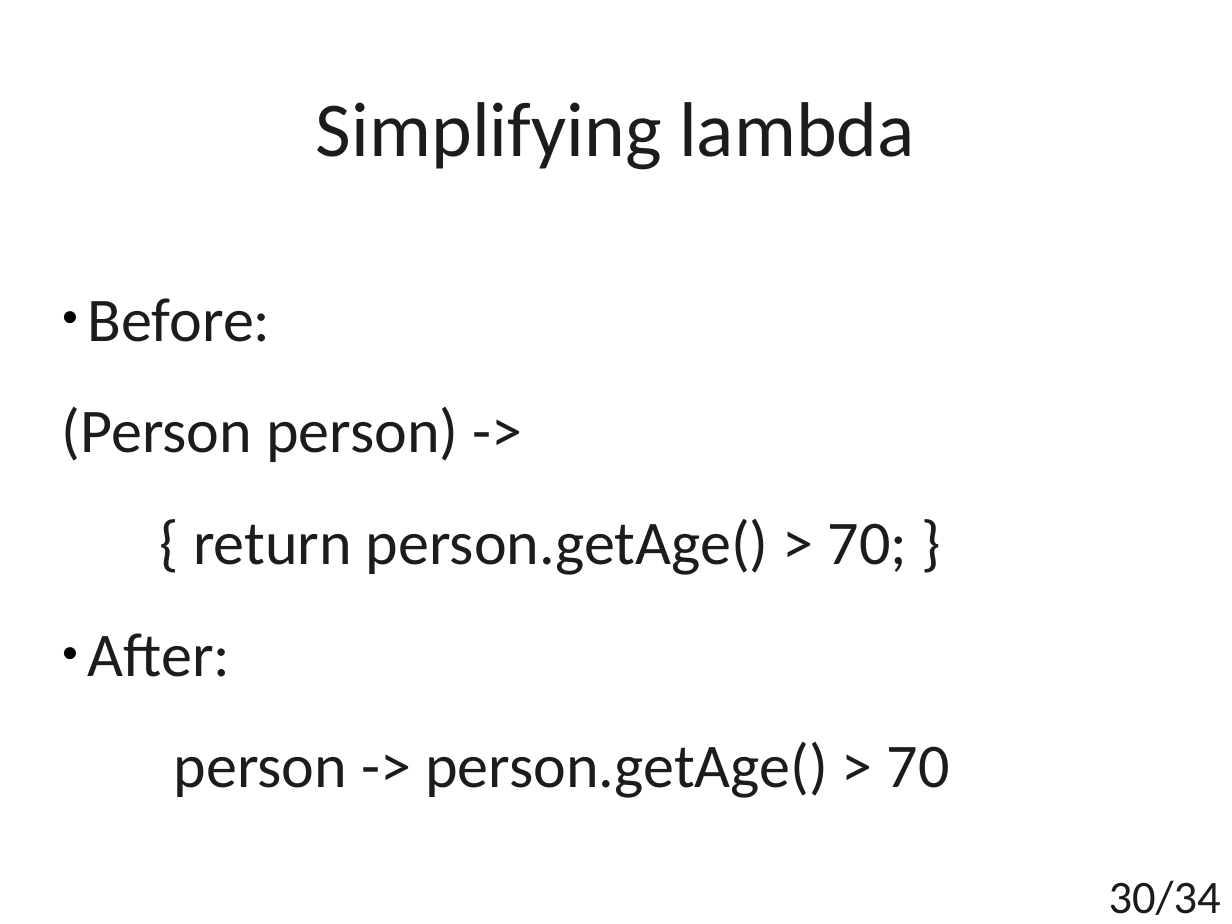
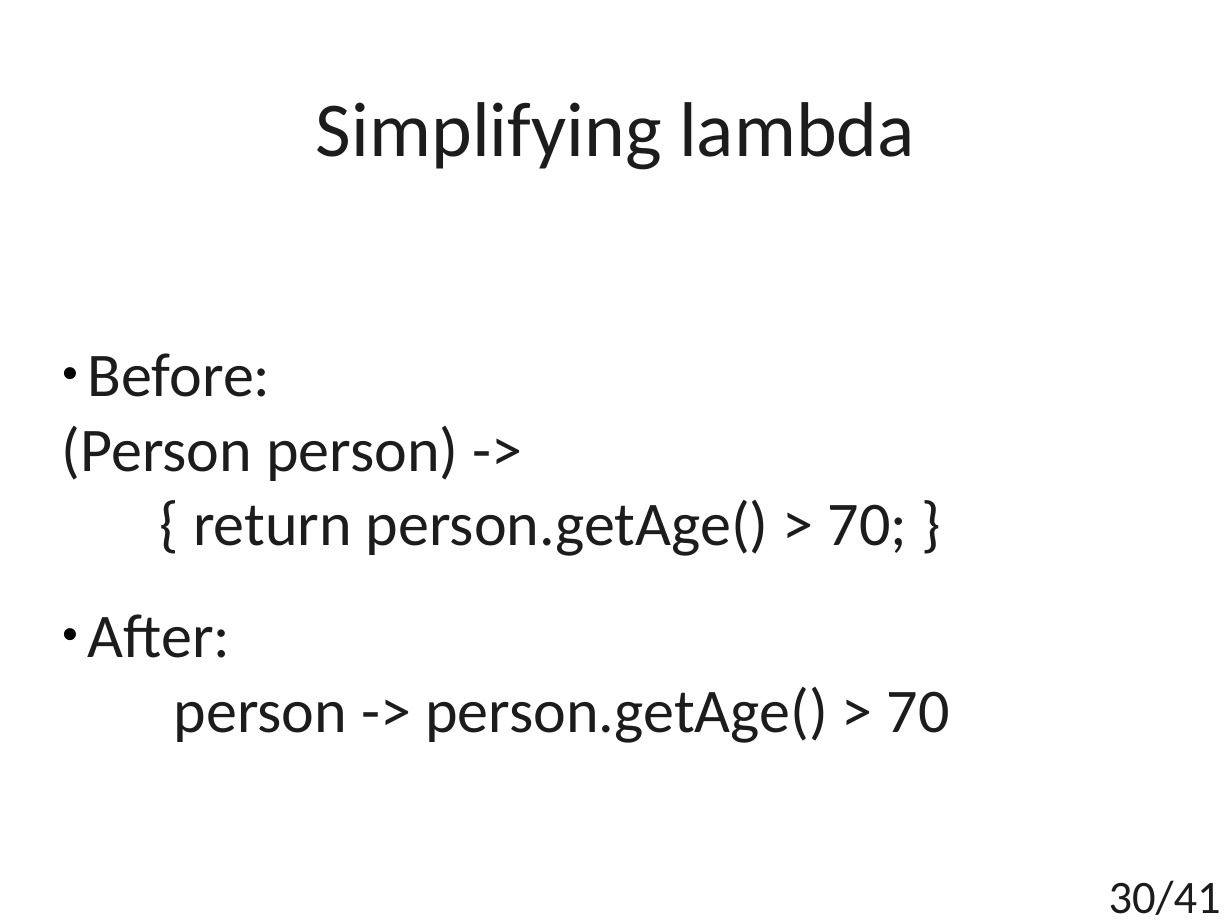
Before and after one commit to t4upl/java-streams-workshop, a slide deck: slide 30 of src/main/resources/editables/presentation.odp. Drawn at 1232x924 pixels with LibreOffice and Linux fonts; fonts in the diff are those of the drawing. Boxes give left, top, right and bottom in pixels: in the first picture for what was removed or moved away, otherwise in the second. Text is boxed around its words. In the diff, an @@ line names an element or a change of style, - is before the commit and + after.

```diff
--- a/src/main/resources/editables/presentation.odp
+++ b/src/main/resources/editables/presentation.odp
@@ subtitle "Before:": place and size @@
-subtitle "Before:" at <box>62,298,950,798</box>
+subtitle "Before:" at <box>62,353,950,743</box>
@@ subtitle at <box>62,426,950,743</box>: line spacing 1.5 to 1 @@
@@ page number at <box>1109,880,1221,915</box>: text changed @@
-30/34
+30/41
```
Also in this commit, not shown: 10 other slides changed, 8 slides added, 1 slide removed, 1 other file.
